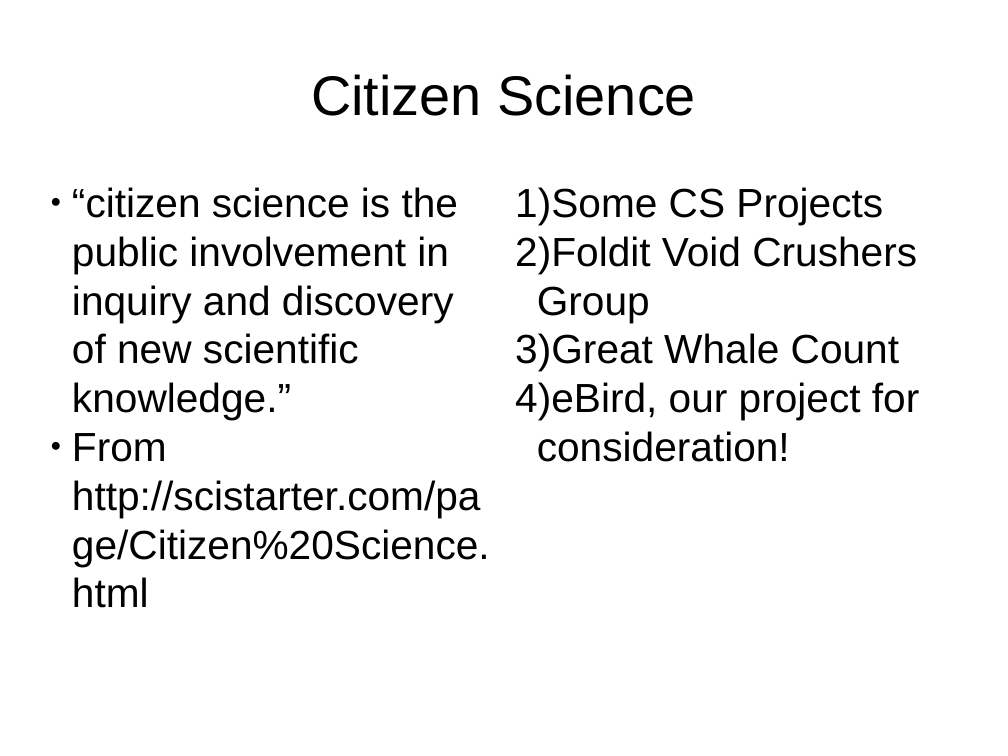
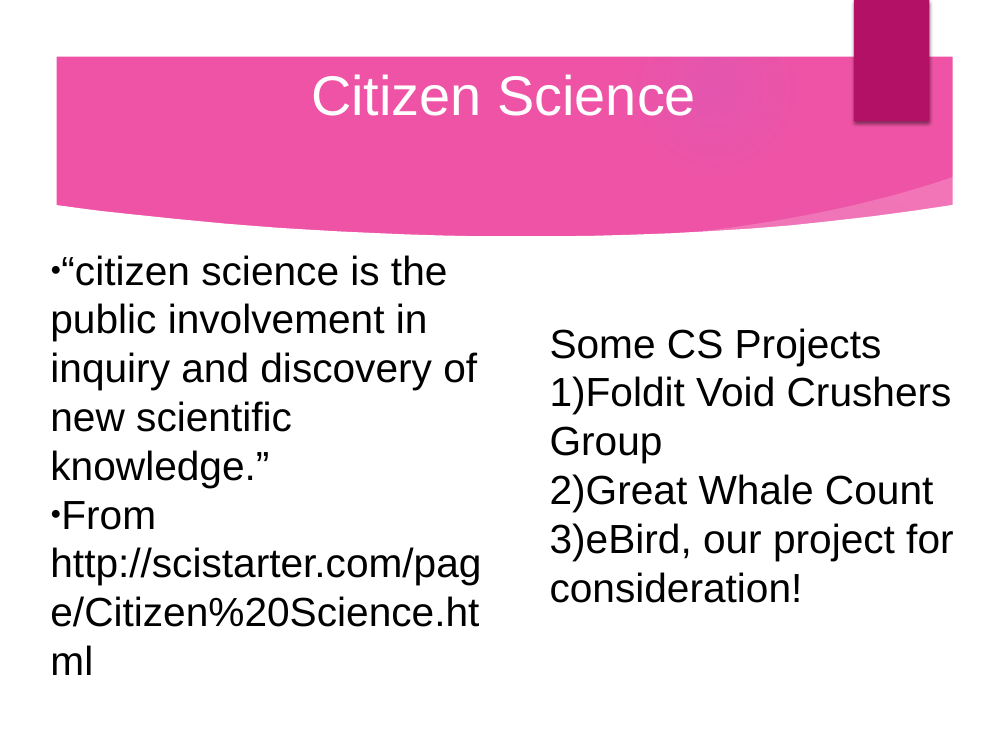
Before and after one commit to qrprat77/https---github.com-qrprat77-Biology_project, a slide deck: slide 2 of Resource/Bio_Presentation.pptx. Drawn at 1008x756 pixels with LibreOffice and Linux fonts; fonts in the diff are those of the drawing; background and template pictures are left out. Boxes give left, top, right and bottom in pixels: in the first picture for what was removed or moved away, otherwise in the second. Text is boxed around its words. In the diff, an @@ line names an element or a change of style, - is before the commit and + after.

Commit message:
Added some content, formatted slides.

```diff
--- a/Resource/Bio_Presentation.pptx
+++ b/Resource/Bio_Presentation.pptx
@@ background #FFFFFF to picture (left out) @@
@@ group added at (x1=0, y1=0, x2=1008, y2=756): 4 ellipses, 3 freeform shapes @@
@@ rectangle added at (x1=854, y1=0, x2=930, y2=122), fill #B31166 @@
@@ text "Citizen Science" at (x1=311, y1=74, x2=696, y2=116): text colour #000000 to #FFFFFF @@
@@ text "“citizen science is the public ..." rewrapped from (x1=72, y1=187, x2=490, y2=608) to (x1=50, y1=255, x2=481, y2=627) @@
@@ text at (x1=550, y1=328, x2=882, y2=365): bullet 1) to none @@
@@ text "Some CS Projects" moved from (x1=515, y1=187, x2=919, y2=462) to (x1=550, y1=328, x2=953, y2=603) @@
```
Also in this commit, not shown: 4 other slides changed, 3 slides added, 3 slides removed.
